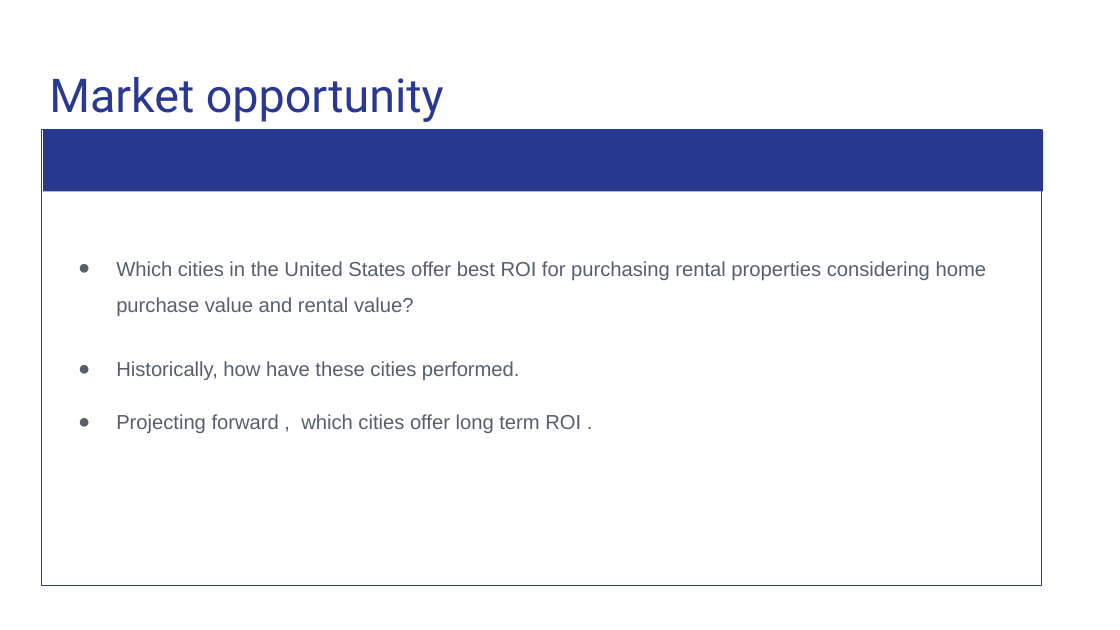
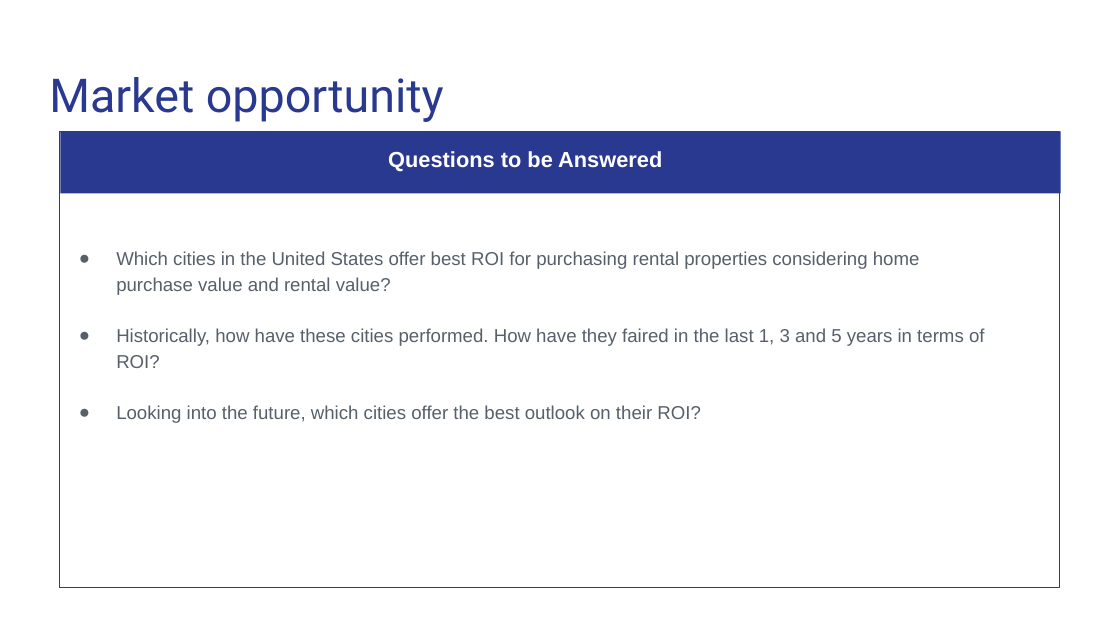
Before and after one commit to quizh001/Project-One, a slide deck: slide 2 of Case study.pptx. Drawn at 1120x630 pixels with LibreOffice and Linux fonts; fonts in the diff are those of the drawing. Boxes give left, top, right and bottom in pixels: in the first picture for what was removed or moved away, otherwise in the second. Text is boxed around its words. In the diff, an @@ line names an element or a change of style, - is before the commit and + after.

```diff
--- a/Case study.pptx
+++ b/Case study.pptx
@@ rectangle: place and size @@
-rectangle at <box>41,130,1042,586</box>
+rectangle at <box>59,131,1060,587</box>
@@ rectangle: place and size @@
-rectangle at <box>43,130,1043,192</box>
+rectangle at <box>60,131,1061,193</box>
@@ text added at <box>388,151,662,172</box>, 14 pt, text #FFFFFF, bold @@
+Questions to be Answered
@@ text at <box>116,251,920,295</box>: size 13 to 12 pt in "Which cities in the United States offer ..."; indent changed; line spacing 1.5 to 1.15 @@
@@ text at <box>116,328,985,423</box>: text changed; size 13 to 12 pt @@
-● Historically, how have these cities performed.
-● Projecting forward , which cities offer long term ROI .
+● Historically, how have these cities performed. How have they faired in the last 1, 3 and 5 years in terms of ROI?
+● Looking into the future, which cities offer the best outlook on their ROI?
```
Also in this commit, not shown: 2 other slides changed, 7 slides added, 3 slides removed.
